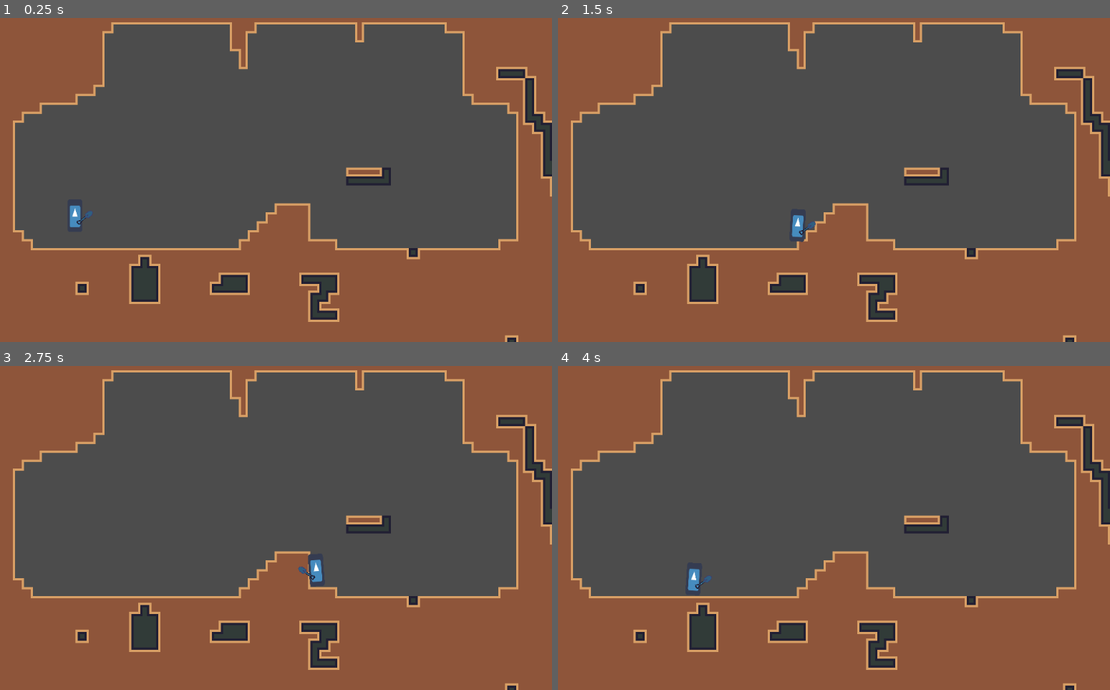
Above: before the commit, frames 1-4 (two rows, left to right).
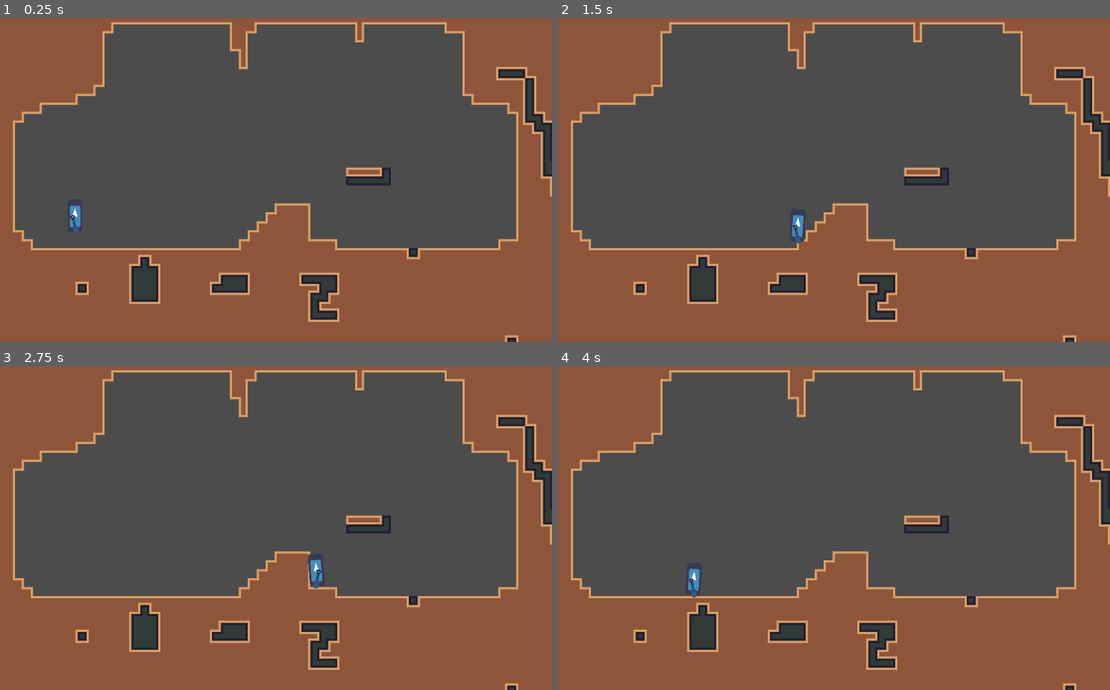
Above: after the commit, the same moments.

Repository: Eptwalabha/ld48
Game: Godot game, scene res://scenes/levels/LevelBase.tscn
The game is run twice, just before and just after one commit, with the same random seed, the same clock (stepped at 60 frames per second) and the same inputs. The engine's default icon, where the game draws it, is replaced by a stand-in: a white triangle on a blue panel in a dark square.
Inputs:
- Up to frame 1 (0.25 s): no input
- Up to frame 2 (1.5 s): hold Right (move_right) from 0.53 s (still down); tap E (action) at 0.6, 1.35 s; tap Space (move_jump) at 0.77 s
- Up to frame 3 (2.75 s): tap Space (move_jump) at 1.52 s; release Right (move_right) at 2.03 s; hold Left (move_left) from 2.03 s (still down); tap E (action) at 2.1 s
- Up to frame 4 (4 s): tap Enter at 2.75 s; release Left (move_left) at 2.78 s; hold Right (move_right) from 2.78 s (still down); tap E (action) at 2.85, 3.6 s; tap Space (move_jump) at 3.02, 3.77 s

The runs differ from the first frame. In frame 1, less than 0.1% of the frame differs, in the area x 12-17%, y 59-67%; in frame 2, less than 0.1%; in frame 3, less than 0.1%, in the area x 53-59%, y 61-69%; in frame 4, less than 0.1%.

Commit message:
use RigidBody for block instead of Area

Diff:
--- a/project.godot
+++ b/project.godot
@@ -76,6 +76,7 @@
 [physics]
 
 common/enable_pause_aware_picking=true
+2d/default_gravity=2098
 
 [rendering]
 
--- a/scenes/DirtBlock.gd
+++ b/scenes/DirtBlock.gd
@@ -1,14 +1,19 @@
-extends Area2D
+extends RigidBody2D
 
-var g : Vector2 = Vector2(0, 4062)
-var velocity: Vector2 = Vector2.ZERO
-var type: int = 0
+var type : int = 0
+var motionless : int = 0
+var first_impulse : Vector2 = Vector2.ZERO
 
-func initialize(pos: Vector2, vel: Vector2, block_type: int) -> void:
-	global_position = pos
-	velocity = vel
+func initialize(new_position: Vector2, impulse: Vector2, block_type: int) -> void:
+	global_position = new_position
 	type = block_type
+	# apply_torque_impulse does not work for some reason.
+	apply_torque_impulse(randf() * 360.0 - 180.0)
+	apply_central_impulse(impulse)
 
 func _physics_process(delta):
-	velocity += g * delta
-	global_position += velocity * delta
+	if linear_velocity.length() < 20:
+		motionless += 1
+		if motionless > 20:
+			sleeping = true
+			emit_signal("sleeping_state_changed")
--- a/scenes/DirtBlock.tscn
+++ b/scenes/DirtBlock.tscn
@@ -1,14 +1,18 @@
-[gd_scene load_steps=4 format=2]
+[gd_scene load_steps=5 format=2]
 
 [ext_resource path="res://assets/images/tile-16x16.png" type="Texture" id=1]
 [ext_resource path="res://scenes/DirtBlock.gd" type="Script" id=2]
 
+[sub_resource type="PhysicsMaterial" id=2]
+
 [sub_resource type="RectangleShape2D" id=1]
-extents = Vector2( 8, 8 )
+extents = Vector2( 7, 7 )
 
-[node name="DirtBlock" type="Area2D"]
+[node name="DirtBlock" type="RigidBody2D"]
 collision_layer = 0
 collision_mask = 6
+mass = 2.0
+physics_material_override = SubResource( 2 )
 script = ExtResource( 2 )
 
 [node name="tile-16x16" type="Sprite" parent="."]
--- a/scenes/Player.gd
+++ b/scenes/Player.gd
@@ -48,7 +48,7 @@
 func get_throw_vectors() -> Array:
 	var p = $Pivot/Dirt.global_position
 	var d = $Pivot/Dirt/Throw.global_position - p
-	return [p, d.normalized() * 400]
+	return [p, d.normalized() * 800]
 
 func is_digging() -> bool:
 	return state_machine.get_current_node() == "dig"
--- a/scenes/Player.tscn
+++ b/scenes/Player.tscn
@@ -94,6 +94,30 @@
 "update": 0,
 "values": [ 0.0 ]
 }
+tracks/2/type = "value"
+tracks/2/path = NodePath("Pivot/SpadePivot:rotation_degrees")
+tracks/2/interp = 1
+tracks/2/loop_wrap = true
+tracks/2/imported = false
+tracks/2/enabled = true
+tracks/2/keys = {
+"times": PoolRealArray( 0 ),
+"transitions": PoolRealArray( 1 ),
+"update": 0,
+"values": [ 0.0 ]
+}
+tracks/3/type = "value"
+tracks/3/path = NodePath("Pivot/SpadePivot:position")
+tracks/3/interp = 1
+tracks/3/loop_wrap = true
+tracks/3/imported = false
+tracks/3/enabled = true
+tracks/3/keys = {
+"times": PoolRealArray( 0 ),
+"transitions": PoolRealArray( 1 ),
+"update": 0,
+"values": [ Vector2( -2.75, -21.5 ) ]
+}
 
 [sub_resource type="Animation" id=8]
 resource_name = "move"
@@ -163,7 +187,7 @@
 [node name="Pivot" type="Node2D" parent="."]
 
 [node name="icon" type="Sprite" parent="Pivot"]
-position = Vector2( 0, -30 )
+position = Vector2( 0, -28 )
 scale = Vector2( 0.42, 0.9 )
 texture = ExtResource( 2 )
 
@@ -174,8 +198,7 @@
 position = Vector2( 35, -19.25 )
 
 [node name="SpadePivot" type="Node2D" parent="Pivot"]
-position = Vector2( 12.25, -21.5 )
-rotation = -1.99794
+position = Vector2( -2.75, -21.5 )
 
 [node name="spade" type="Sprite" parent="Pivot/SpadePivot"]
 position = Vector2( 2.25, 7.25 )
--- a/scenes/levels/LevelBase.gd
+++ b/scenes/levels/LevelBase.gd
@@ -23,11 +23,12 @@
 func throw_block(pos: Vector2, block_type: int) -> void:
 	var block = Block.instance()
 	var throw : Array = $Player.get_throw_vectors()
+	add_child(block)
 	block.initialize(throw[0], throw[1], block_type)
-	add_child(block)
 	block.connect("body_entered", self, "_on_block_hit_something", [block])
+	block.connect("sleeping_state_changed", self, "_on_block_sleep", [block])
 
-func _on_block_hit_something(body: Node, block) -> void:
+func solidify_block(block) -> void:
 	var p_position = block.global_position
 	var pos = $TileMap.world_to_map(p_position)
 	if $TileMap.get_cellv(pos) == -1:
@@ -35,6 +36,12 @@
 		$TileMap.update_bitmask_area(pos)
 	block.queue_free()
 
+func _on_block_hit_something(body: Node, block) -> void:
+	solidify_block(block)
+
+func _on_block_sleep(block) -> void:
+	if block.is_sleeping():
+		solidify_block(block)
 
 func _on_Player_throw_dirt():
 	var p_position = $Player.global_position
